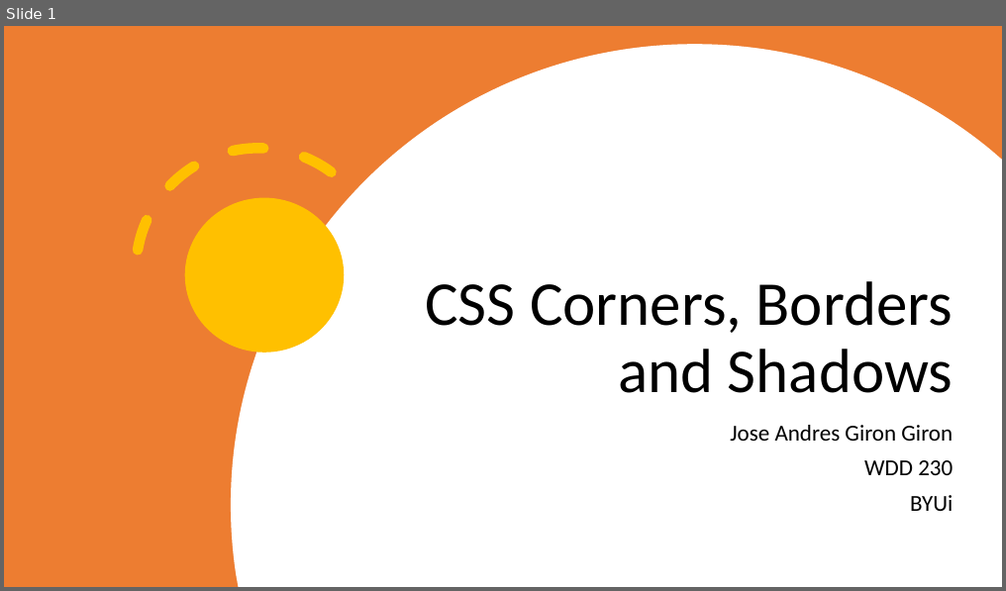
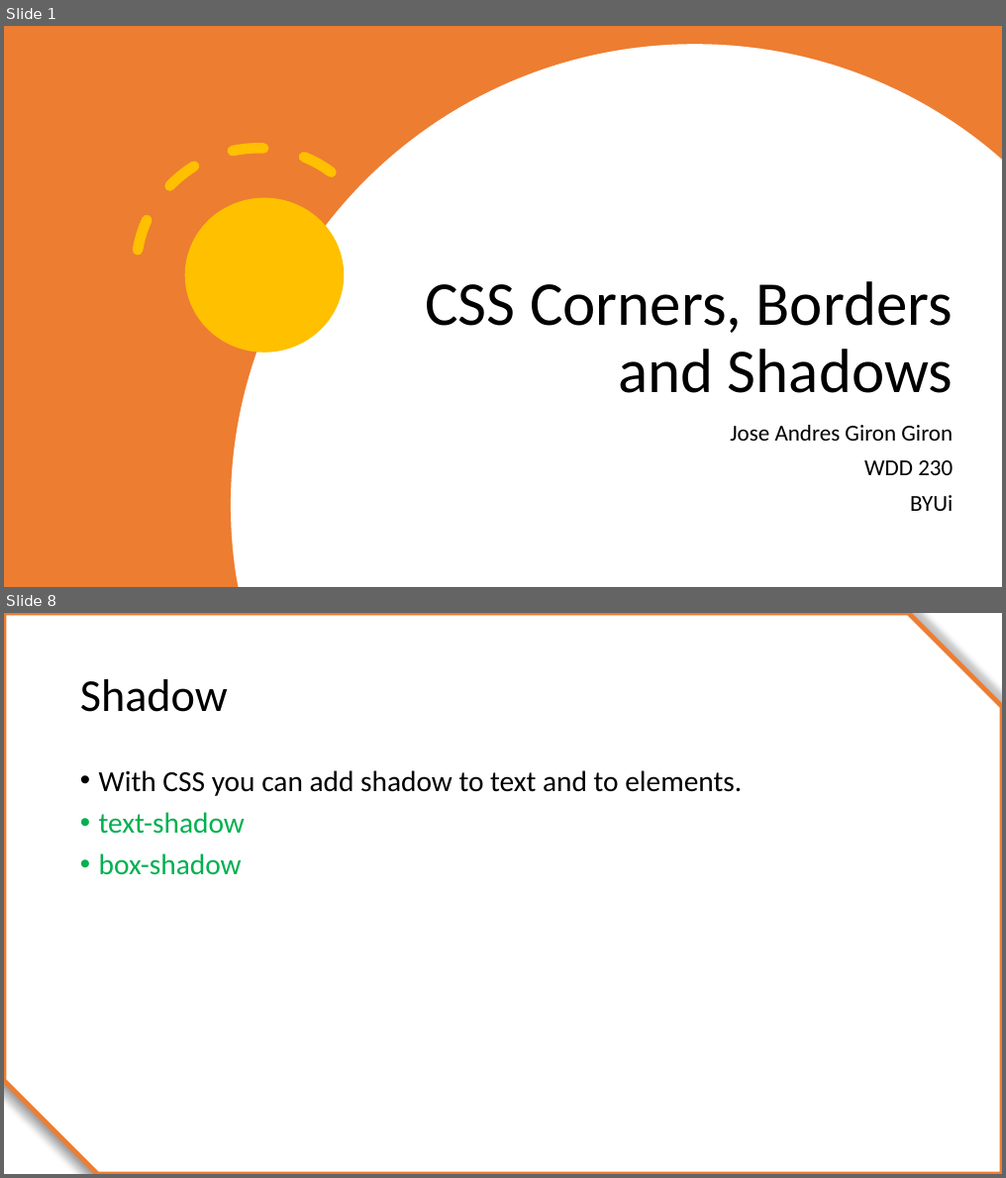
Before and after one commit to JoseAndresGGiron/wdd230, a slide deck: Student Presentation/CSS Corners, Borders and Shadows.pptx. Shown one above the other, each under a label of ours: slide 1 before the commit, slides 1 and 8 after it; the slides between them are not shown. The pictures are 1006x591 and 1006x1178 pixels, drawn with LibreOffice and Linux fonts; fonts in the diff are those of the drawing. Boxes give left, top, right and bottom in pixels: in the first picture for what was removed or moved away, otherwise in the second. Text is boxed around its words. In the diff, an @@ line names an element or a change of style, - is before the commit and + after.

```diff
--- a/Student Presentation/CSS Corners, Borders and Shadows.pptx
+++ b/Student Presentation/CSS Corners, Borders and Shadows.pptx
@@ slide 8 added at [4,613,1002,1174], background #FFFFFF @@
@@ snip diag rect added at [4,613,1002,1174], fill #FFFFFF, outline #ED7D31 4.5 pt @@
@@ title added at [80,679,228,712], 44 pt, text #000000 @@
+Shadow
@@ text added at [99,770,742,875], 28 pt, text #000000 @@
+• With CSS you can add shadow to text and to elements.
+• text-shadow
+• box-shadow
```
Also in this commit, not shown: 4 slides changed, 4 other slides added, 2 slides removed, 9 other files.
